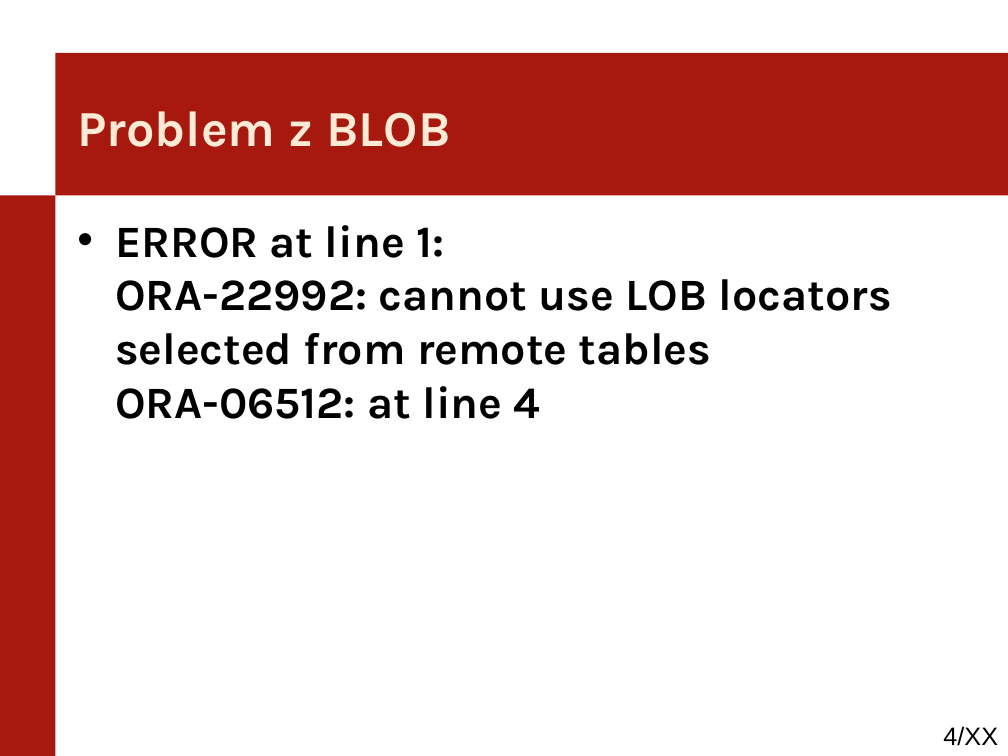
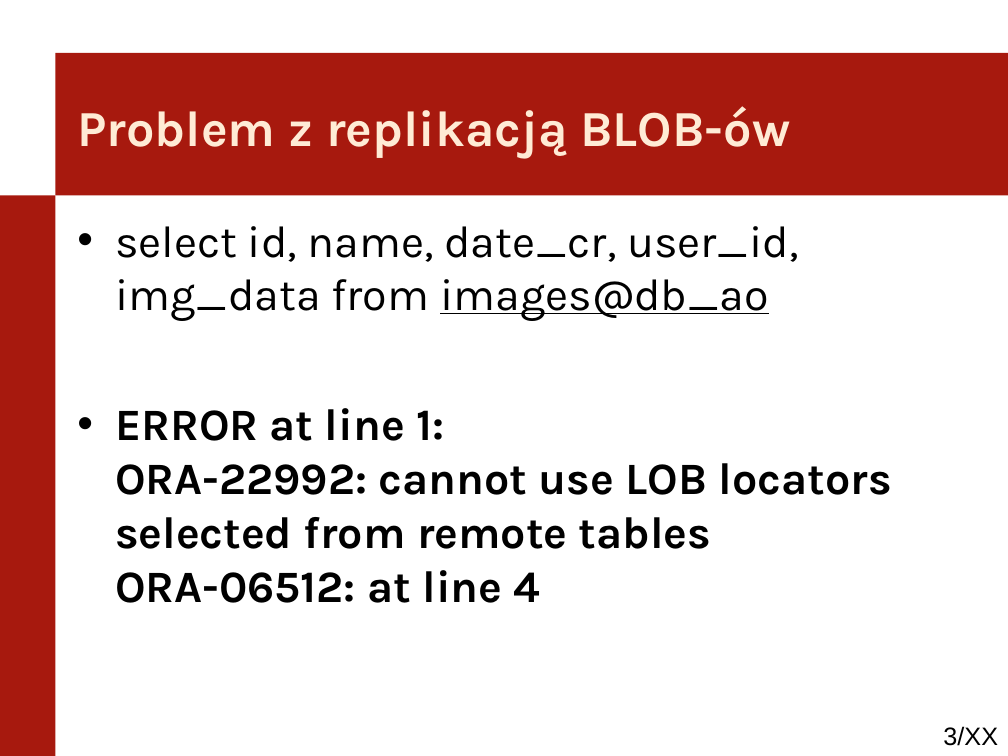
Before and after one commit to kaczanmo/projekt_bd_2013, a slide deck: slide 3 of prezentacja_4/prezentacja_4.ppt (slide 4 before the commit). Drawn at 1008x756 pixels with LibreOffice and Linux fonts; fonts in the diff are those of the drawing; background and template pictures are left out. Boxes give left, top, right and bottom in pixels: in the first picture for what was removed or moved away, otherwise in the second. Text is boxed around its words. In the diff, an @@ line names an element or a change of style, - is before the commit and + after.

```diff
--- a/prezentacja_4/prezentacja_4.ppt
+++ b/prezentacja_4/prezentacja_4.ppt
@@ title at [77, 106, 790, 159]: text changed @@
-Problem z BLOB
+Problem z replikacją BLOB-ów
@@ text at [115, 226, 799, 321]: paragraph added @@
+• select id, name, date_cr, user_id, img_data from images@db_ao
@@ page number at [943, 726, 998, 746]: text changed @@
-4/XX
+3/XX
```
Also in this commit, not shown: 2 slides added, 1 slide removed, 1 other file.
